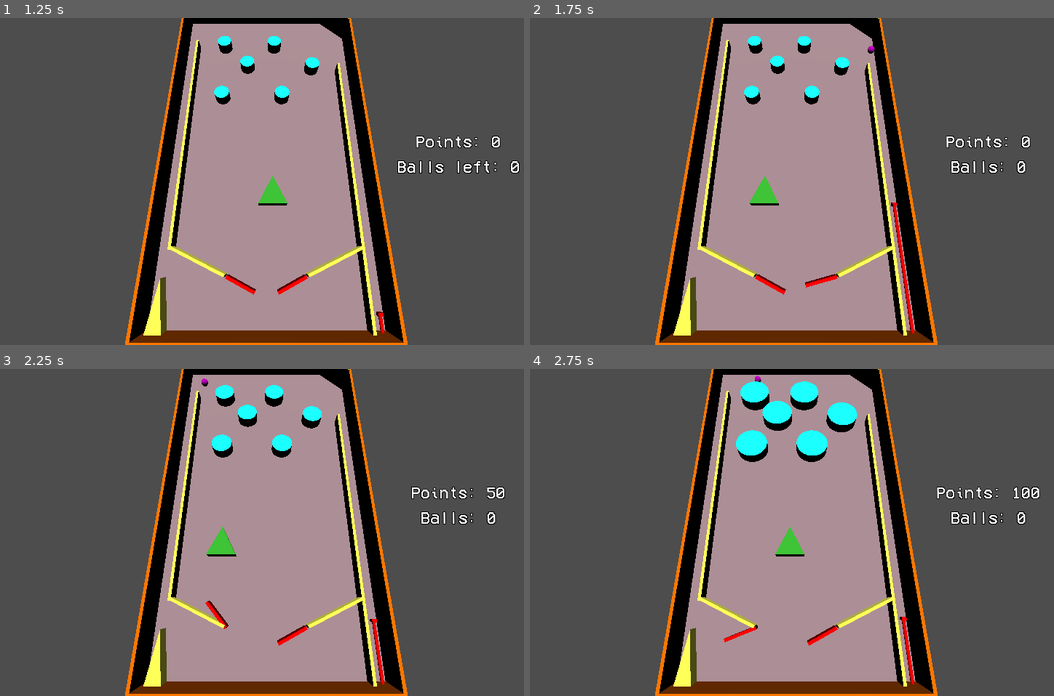
Above: before the commit, frames 1-4 (two rows, left to right).
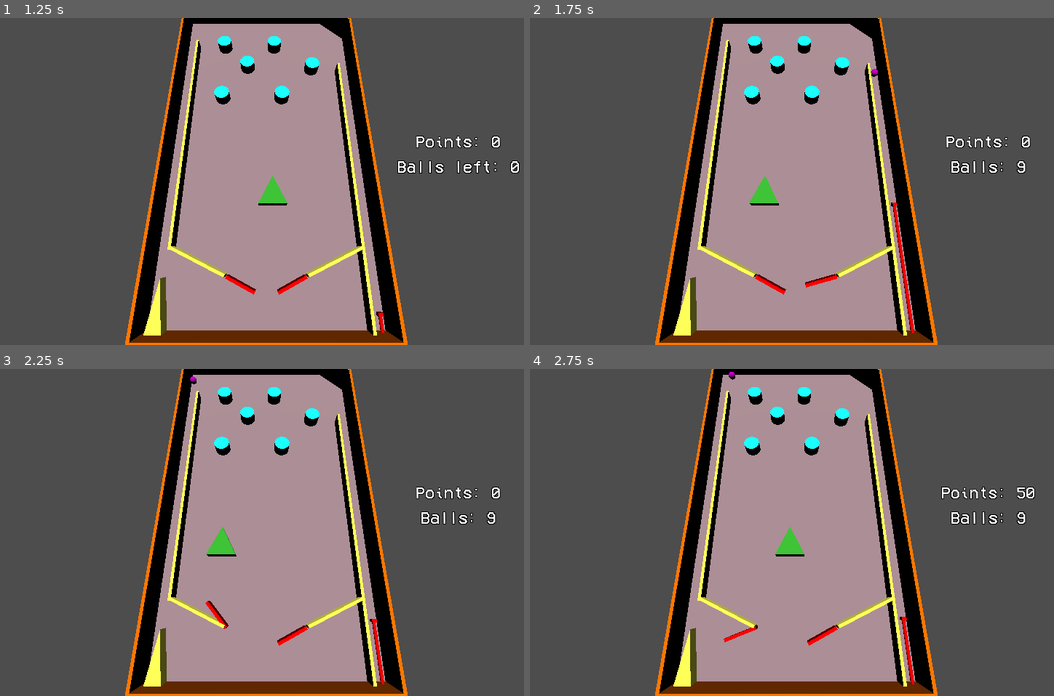
Above: after the commit, the same moments.

Repository: DrOtter3000/chaospinball
Game: Godot game, scene res://menu.tscn
The game is run twice, just before and just after one commit, with the same random seed, the same clock (stepped at 60 frames per second) and the same inputs.
Inputs:
- Up to frame 1 (1.25 s): click "Start Game" at 0.5 s
- Up to frame 2 (1.75 s): tap Enter (newball) at 1.25 s; hold D (right) from 1.28 s (still down); hold Space (fire) from 1.28 s (still down)
- Up to frame 3 (2.25 s): release D (right) at 2.03 s; release Space (fire) at 2.03 s; hold A (left) from 2.03 s (still down); tap Space (fire) at 2.1 s
- Up to frame 4 (2.75 s): keep holding A (left)

Frame 1 is identical in both runs. In frame 2, less than 0.1% of the frame differs, in the area x 64-95%, y 8-47%; in frame 3, 1.1%; in frame 4, 2.6%, in the area x 37-98%, y 0-47%.

Commit message:
add warpsounds

Diff:
--- a/ball.tscn
+++ b/ball.tscn
@@ -3,7 +3,7 @@
 [ext_resource type="Script" path="res://ball.gd" id="2_k8exe"]
 
 [sub_resource type="PhysicsMaterial" id="PhysicsMaterial_5kbsj"]
-friction = 0.0
+friction = 0.1
 bounce = 0.5
 
 [sub_resource type="StandardMaterial3D" id="StandardMaterial3D_u70w4"]
--- a/machine.gd
+++ b/machine.gd
@@ -2,6 +2,7 @@
 
 
 @export var newParticles :PackedScene
+var warp_array = ["res://SFX/Warp_Sounds/Warp_1.mp3", "res://SFX/Warp_Sounds/Warp_2.mp3", "res://SFX/Warp_Sounds/Warp_3.mp3", "res://SFX/Warp_Sounds/Warp_4.mp3", "res://SFX/Warp_Sounds/Warp_5.mp3", "res://SFX/Warp_Sounds/Warp_6.mp3"]
 
 
 func _process(delta):
@@ -17,11 +18,14 @@
 
 
 func _on_area_3d_body_entered(body):
+	var random_warp = warp_array[randi_range(0, warp_array.size() -1)]
 	if body.is_in_group("Ball"):
 		var exit_list = get_node("PortalExits").get_children()
 		var random_exit = exit_list[randi_range(0, exit_list.size()-1)]
 		body.position = random_exit.global_position
 		teleport_particles(random_exit.position)
+		$AudioStreamPlayer.stream = load(random_warp)
+		$AudioStreamPlayer.play()
 
 
 func teleport_particles(pos):
--- a/machine.tscn
+++ b/machine.tscn
@@ -373,5 +373,7 @@
 "": SubResource("AnimationLibrary_4l7gr")
 }
 
+[node name="AudioStreamPlayer" type="AudioStreamPlayer" parent="."]
+
 [connection signal="body_entered" from="BallLostArea" to="." method="_on_ball_lost_area_body_entered"]
 [connection signal="body_entered" from="Area3D" to="." method="_on_area_3d_body_entered"]
--- a/menu.gd
+++ b/menu.gd
@@ -2,7 +2,7 @@
 
 
 func _on_btn_start_pressed():
-	Gamemanager.balls_ready = 1
+	Gamemanager.balls_ready = 10
 	Gamemanager.points = 0
 	get_tree().change_scene_to_file("res://game.tscn")
 
Not shown, added: SFX/Warp_Sounds/Warp_1.mp3.import
Not shown, added: SFX/Warp_Sounds/Warp_2.mp3.import
Not shown, added: SFX/Warp_Sounds/Warp_3.mp3.import
Not shown, added: SFX/Warp_Sounds/Warp_4.mp3.import
Not shown, added: SFX/Warp_Sounds/Warp_5.mp3.import
Not shown, added: SFX/Warp_Sounds/Warp_6.mp3.import
Not shown, added: SFX/Warp_Sounds/Warp_1.mp3
Not shown, added: SFX/Warp_Sounds/Warp_2.mp3
Not shown, added: SFX/Warp_Sounds/Warp_3.mp3
Not shown, added: SFX/Warp_Sounds/Warp_4.mp3
Not shown, added: SFX/Warp_Sounds/Warp_5.mp3
Not shown, added: SFX/Warp_Sounds/Warp_6.mp3
